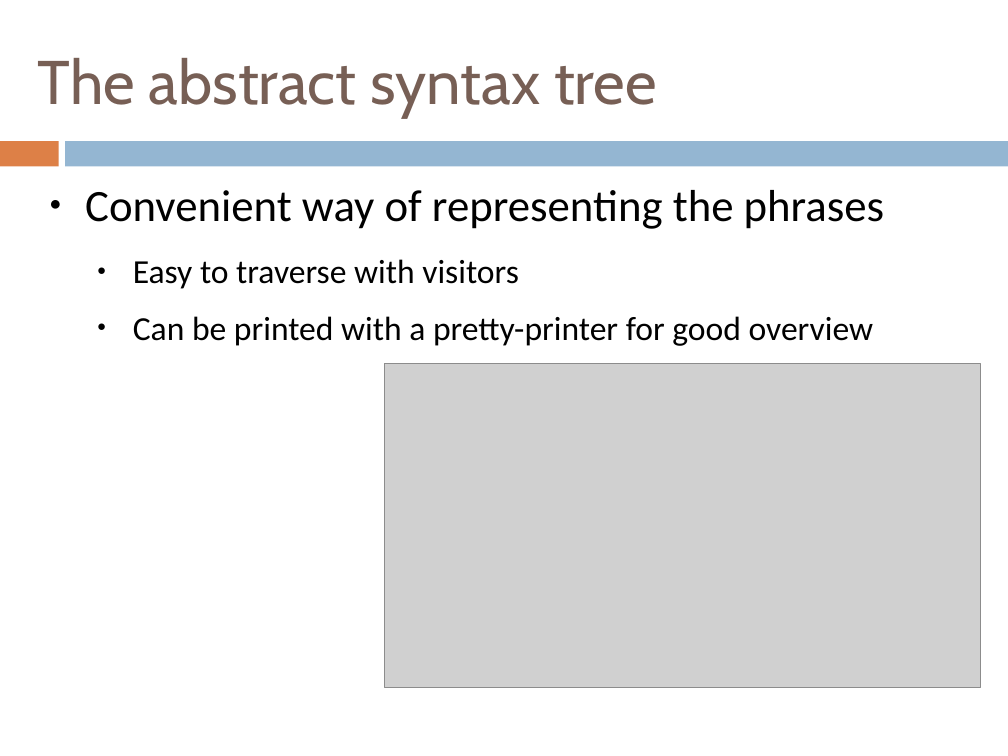
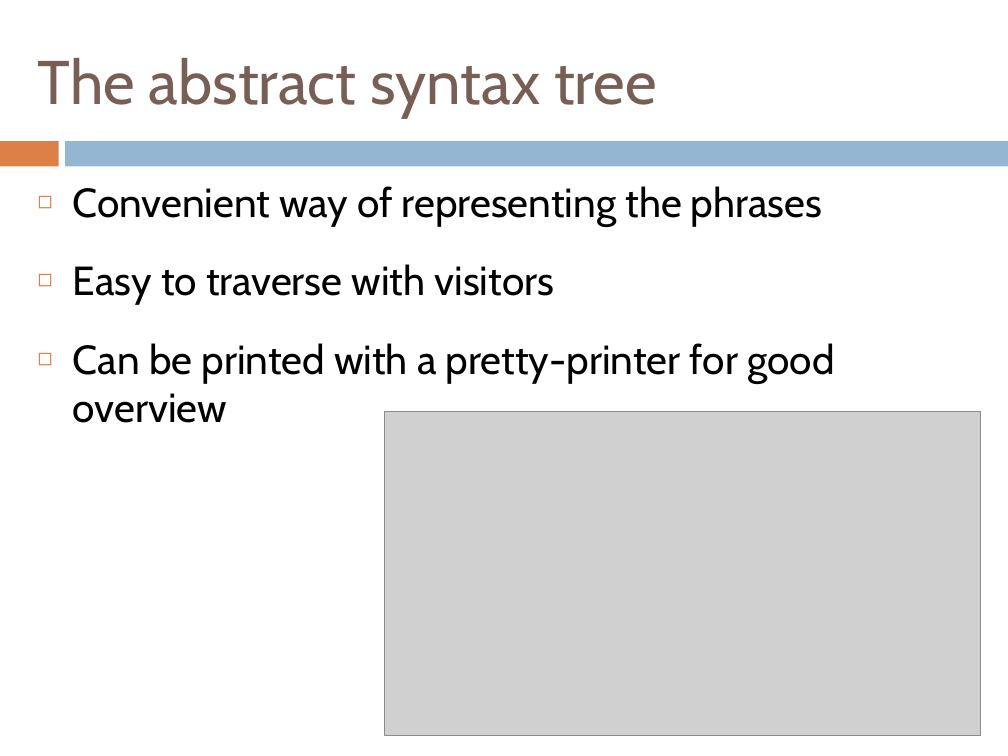
Before and after one commit to henrikklarup/sw402a, a slide deck: slide 18 of Project/præsentation/lasse.pptx. Drawn at 1008x756 pixels with LibreOffice and Linux fonts; fonts in the diff are those of the drawing; grey boxes stand for pictures. Boxes give left, top, right and bottom in pixels: in the first picture for what was removed or moved away, otherwise in the second. Text is boxed around its words. In the diff, an @@ line names an element or a change of style, - is before the commit and + after.

```diff
--- a/Project/præsentation/lasse.pptx
+++ b/Project/præsentation/lasse.pptx
@@ text "Convenient way of representing the ..." at (73,186,834,423): size 32 to 29 pt in "Convenient way of representing the phrases"; font Calibri to Cabin; size 24 to 29 pt in "Easy to traverse with visitors", "Can be printed with a pretty-printer for ..."; bullet ● to ◻; more space between paragraphs; list level 2 to 1 in "Easy to traverse with visitors"; list level 2 to 1 in "Can be printed with a ..." @@
@@ picture: place and size @@
-picture at (385,364,981,687)
+picture at (385,411,981,735)
```
Also in this commit, not shown: 22 other slides changed.
